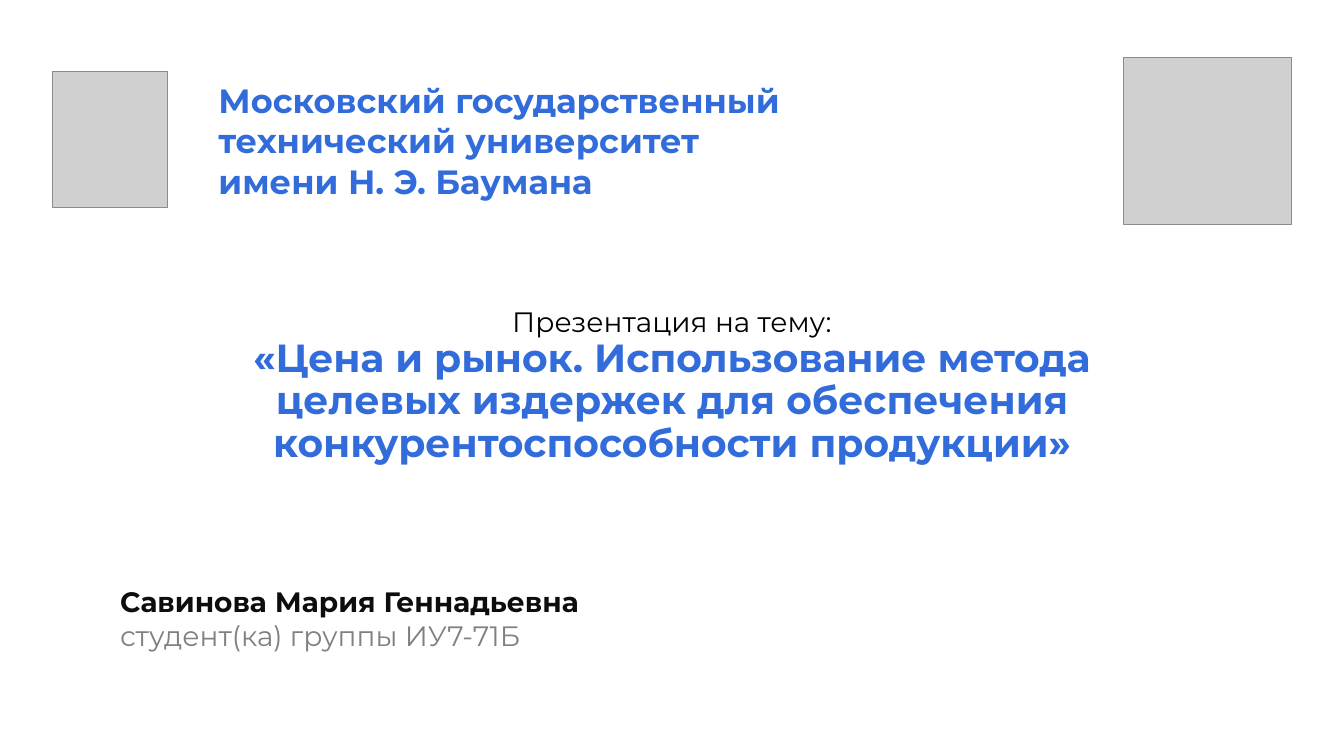
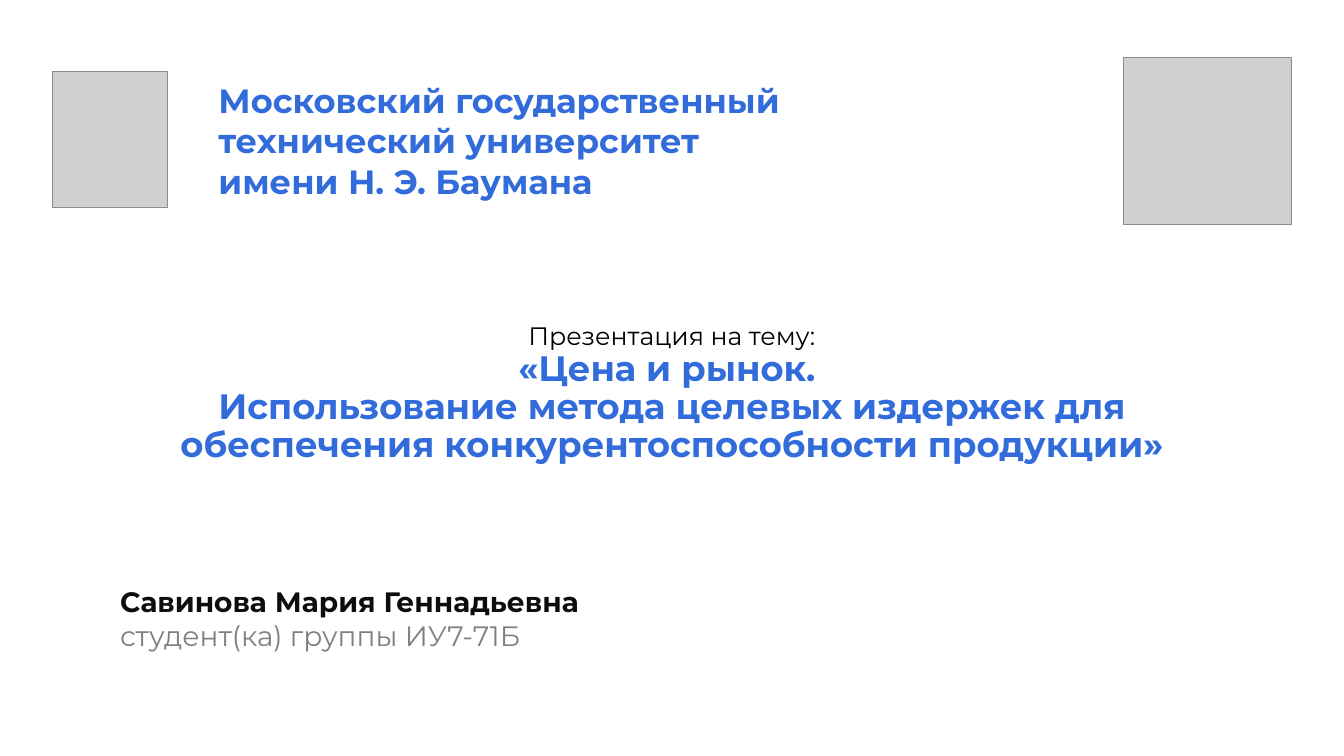
Before and after one commit to mshsvnv/Economics, a slide deck: slide 1 of module_02/pres.pptx. Drawn at 1344x756 pixels with LibreOffice and Linux fonts; fonts in the diff are those of the drawing; grey boxes stand for pictures. Boxes give left, top, right and bottom in pixels: in the first picture for what was removed or moved away, otherwise in the second. Text is boxed around its words. In the diff, an @@ line names an element or a change of style, - is before the commit and + after.

```diff
--- a/module_02/pres.pptx
+++ b/module_02/pres.pptx
@@ title "Презентация на тему: «Цена и ..." at [180, 327, 1163, 464]: size 20 to 18 pt in "Презентация на тему:"; size 28 to 25.2 pt in "«Цена и рынок. Использование метода целевых издержек ..." @@
```
Also in this commit, not shown: 8 other slides changed, 4 slides added, 7 slides removed, 19 other files.
